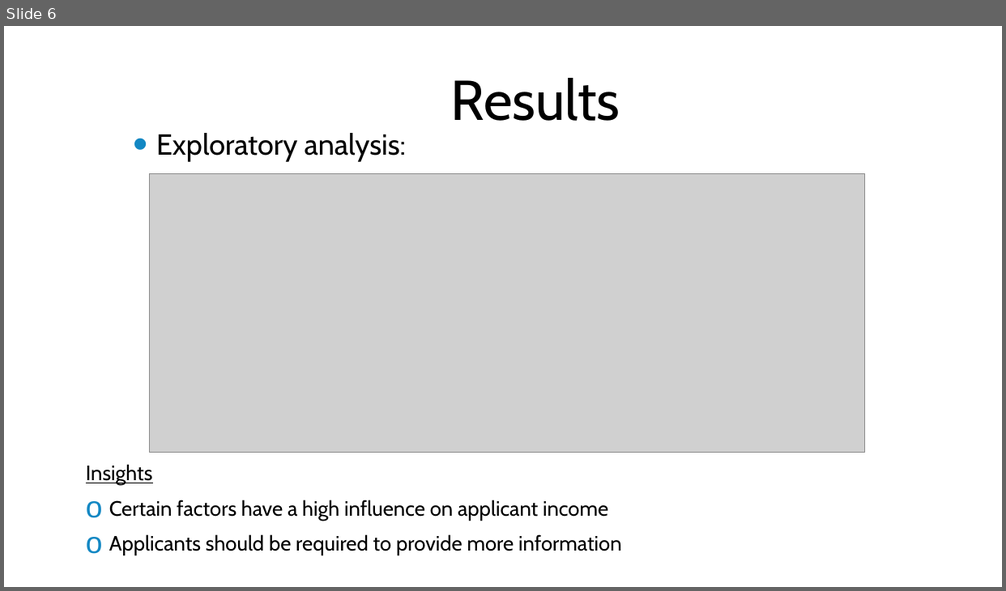
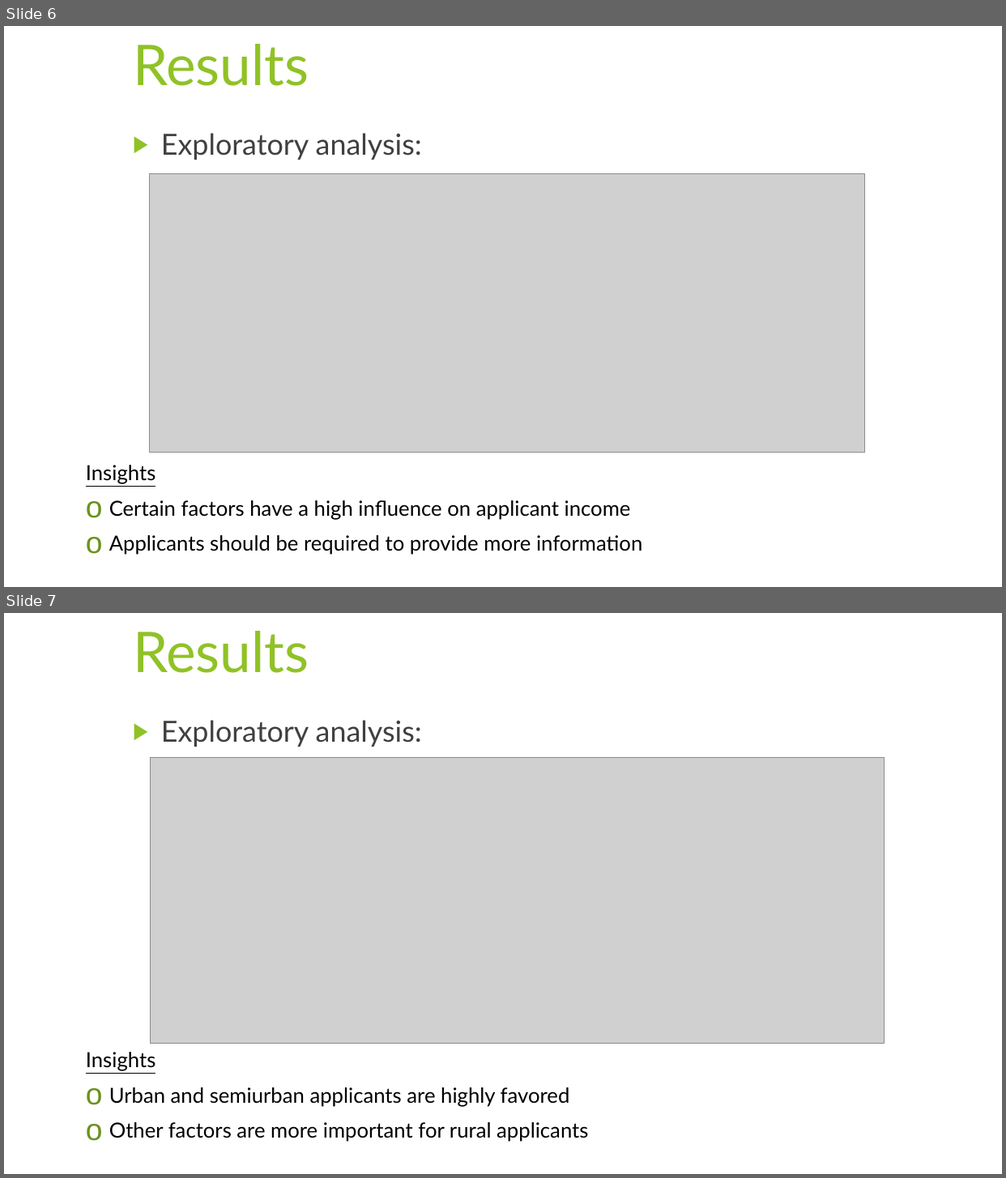
Before and after one commit to NB094/lighthouse-data-notes, a slide deck: Week_7/Day_4/Miniproject 4.pptx. Shown one above the other, each under a label of ours: slide 6 before the commit, slides 6 and 7 after it. The pictures are 1006x591 and 1006x1178 pixels, drawn with LibreOffice and Linux fonts; fonts in the diff are those of the drawing; grey boxes stand for pictures; background and template pictures are left out. Boxes give left, top, right and bottom in pixels: in the first picture for what was removed or moved away, otherwise in the second. Text is boxed around its words. In the diff, an @@ line names an element or a change of style, - is before the commit and + after.

```diff
--- a/Week_7/Day_4/Miniproject 4.pptx
+++ b/Week_7/Day_4/Miniproject 4.pptx
@@ slide 7 added at box(4, 613, 1002, 1174), background picture (left out); not listed: 1 template element that a slide beside it also shows @@
@@ rectangle added at box(4, 613, 1002, 1174), fill #FFFFFF @@
@@ title added at box(133, 631, 309, 673), 54 pt, text #90C226 @@
+Results
@@ text added at box(161, 720, 422, 747), 28 pt, text #404040 @@
+▶ Exploratory analysis:
@@ picture added at box(150, 757, 884, 1043) @@
@@ text added at box(86, 1052, 588, 1142), 20 pt, text #000000 @@
+Insights
+o Urban and semiurban applicants are highly favored
+o Other factors are more important for rural applicants
@@ slide 6 changed as well @@
@@ rectangle: place and size @@
-rectangle at box(4, 26, 994, 587)
+rectangle at box(4, 26, 1002, 587)
@@ title "Results" at box(133, 44, 309, 86): font Cabin to Lato, text colour #000000 to #90C226; alignment centre to left; vertical alignment middle to top @@
@@ text "Exploratory analysis:" at box(161, 133, 422, 160): font Cabin to Lato, text colour #000000 to #404040; bullet • to ▶; less space between paragraphs; bullet colour #1287C3 to #90C226 @@
@@ text "Insights" at box(86, 465, 642, 555): font Cabin to Lato; bullet colour #1287C3 to #6C921D @@
```
Also in this commit, not shown: 6 other slides changed, 1 other slide added, 2 slides removed, 4 other files.
